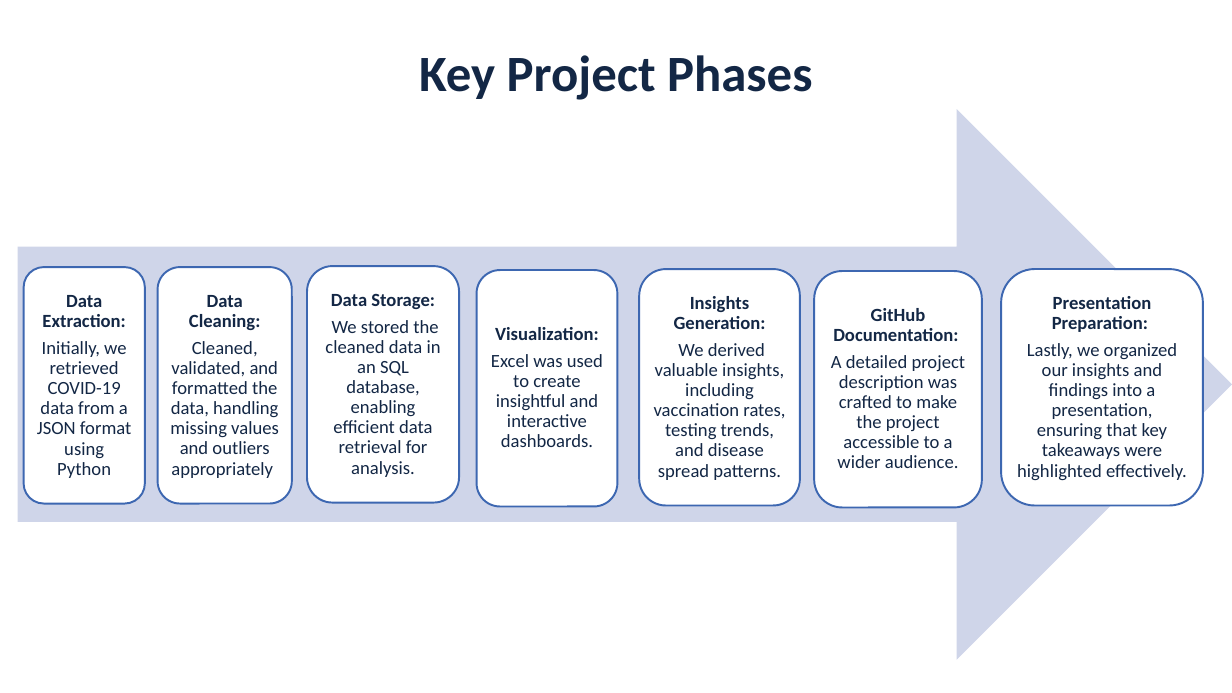
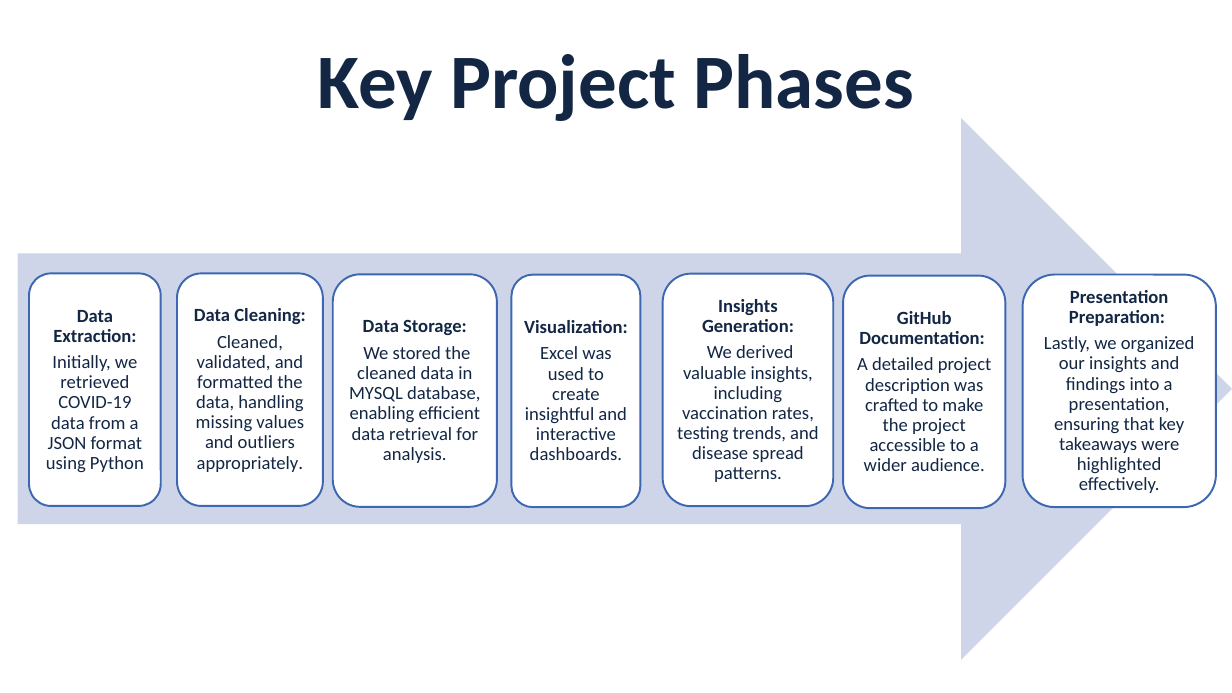
Before and after one commit to roshnipatidar/Covid19_Data_Analysis, a slide deck: slide 3 of PPT/Covid19 Data Analysis ppt.pptx. Drawn at 1232x693 pixels with LibreOffice and Linux fonts; fonts in the diff are those of the drawing; background and template pictures are left out. Boxes give left, top, right and bottom in pixels: in the first picture for what was removed or moved away, otherwise in the second. Text is boxed around its words. In the diff, an @@ line names an element or a change of style, - is before the commit and + after.

```diff
--- a/PPT/Covid19 Data Analysis ppt.pptx
+++ b/PPT/Covid19 Data Analysis ppt.pptx
@@ title "Key Project Phases": place and size @@
-title "Key Project Phases" at [419, 55, 812, 100]
+title "Key Project Phases" at [318, 54, 914, 121]
@@ title "Key Project Phases" at [318, 54, 914, 121]: size 39.6 to 60 pt @@
@@ right arrow: place and size @@
-right arrow at [18, 109, 1232, 660]
+right arrow at [18, 118, 1232, 660]
@@ rounded rectangle: place and size @@
-rounded rectangle at [24, 267, 145, 504]
+rounded rectangle at [29, 274, 161, 506]
@@ text "Data Extraction:" rewrapped from [37, 295, 131, 478] to [46, 310, 144, 472] @@
@@ rounded rectangle: place and size @@
-rounded rectangle at [158, 267, 292, 504]
+rounded rectangle at [177, 274, 323, 506]
@@ text "Data Cleaning:": place and size @@
-text "Data Cleaning:" at [170, 295, 279, 478]
+text "Data Cleaning:" at [194, 308, 305, 472]
@@ rounded rectangle: place and size @@
-rounded rectangle at [307, 266, 459, 503]
+rounded rectangle at [333, 274, 497, 507]
@@ text "Data Storage:": place and size @@
-text "Data Storage:" at [325, 294, 441, 477]
+text "Data Storage:" at [349, 319, 480, 463]
@@ rounded rectangle: place and size @@
-rounded rectangle at [477, 270, 617, 506]
+rounded rectangle at [511, 274, 640, 507]
@@ text "Visualization:" rewrapped from [491, 327, 603, 447] to [524, 320, 628, 460] @@
@@ rounded rectangle: place and size @@
-rounded rectangle at [640, 269, 800, 506]
+rounded rectangle at [663, 274, 834, 506]
@@ text "Insights Generation:" rewrapped from [654, 296, 785, 480] to [677, 299, 818, 482] @@
@@ rounded rectangle: place and size @@
-rounded rectangle at [814, 271, 982, 507]
+rounded rectangle at [843, 275, 1006, 508]
@@ text "GitHub Documentation:": place and size @@
-text "GitHub Documentation:" at [831, 308, 966, 468]
+text "GitHub Documentation:" at [857, 311, 992, 471]
@@ rounded rectangle: place and size @@
-rounded rectangle at [1001, 269, 1202, 506]
+rounded rectangle at [1023, 274, 1216, 507]
@@ text "Presentation Preparation:" rewrapped from [1017, 296, 1187, 481] to [1044, 290, 1194, 493] @@
@@ text at [196, 335, 304, 472]: text colour #FFFFFF to #132745 in "appropriately." @@
@@ text at [349, 346, 480, 463]: text changed @@
-We stored the cleaned data in an SQL database, enabling efficient data retrieval for analysis.
+We stored the cleaned data in MYSQL database, enabling efficient data retrieval for analysis.
```
Also in this commit, not shown: 4 other slides changed, 2 slides added.
